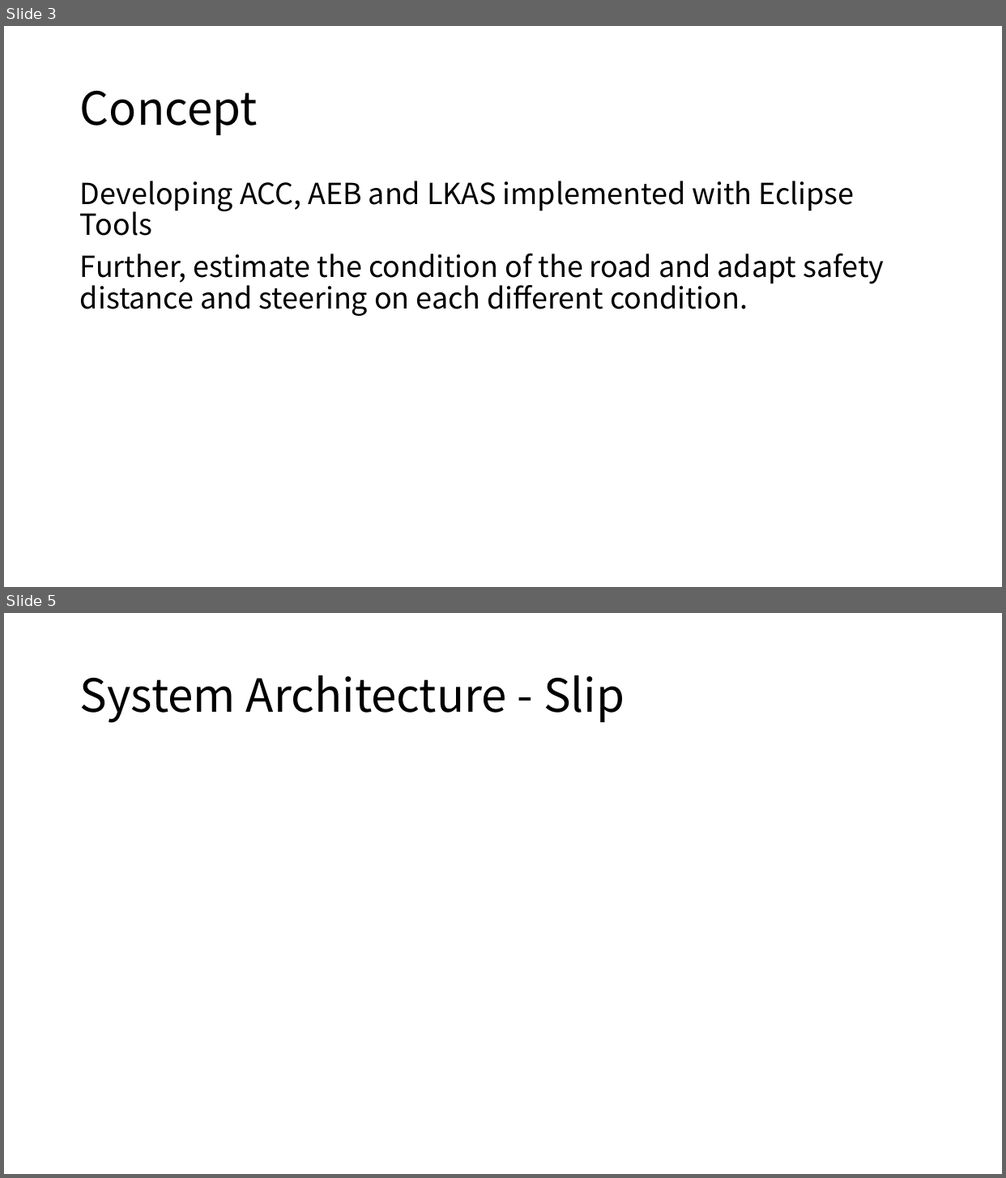
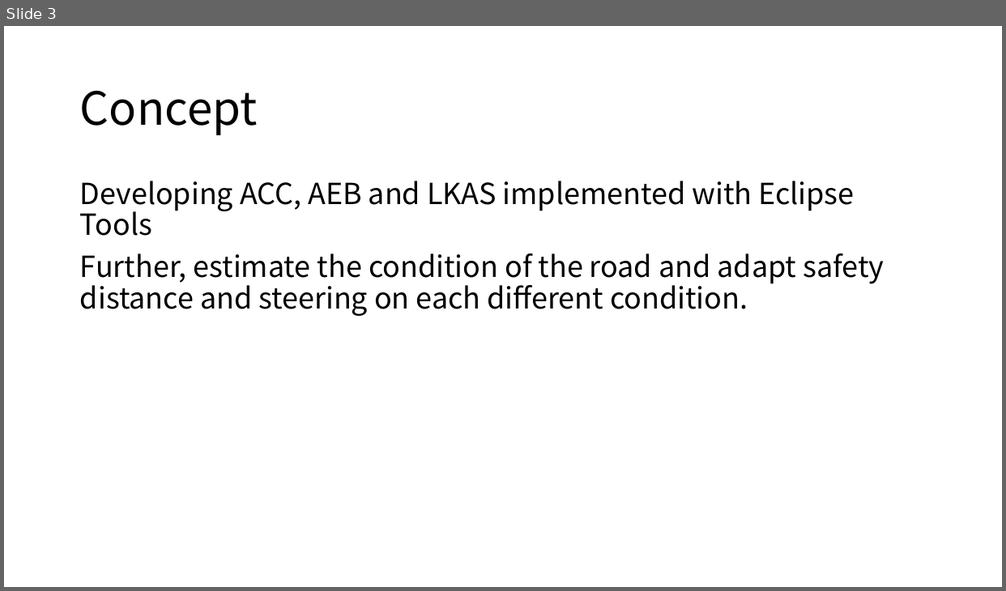
Before and after one commit to Changseok-Oh29/Eclipse_Hackathon_RSD, a slide deck: docs/Eclipse Hackathon - RSD.pptx. Shown one above the other, each under a label of ours: slides 3 and 5 before the commit, slide 3 after it; the slides between them are not shown. The pictures are 1006x1178 and 1006x591 pixels, drawn with LibreOffice and Linux fonts; fonts in the diff are those of the drawing. Boxes give left, top, right and bottom in pixels: in the first picture for what was removed or moved away, otherwise in the second. Text is boxed around its words. In the diff, an @@ line names an element or a change of style, - is before the commit and + after.

```diff
--- a/docs/Eclipse Hackathon - RSD.pptx
+++ b/docs/Eclipse Hackathon - RSD.pptx
@@ slide 5 removed at (x1=4, y1=613, x2=1002, y2=1174), background #FFFFFF @@
@@ title removed at (x1=80, y1=675, x2=624, y2=723) @@
-System Architecture - Slip
```
Also in this commit, not shown: 4 slides changed, 2 slides added, 1 other slide removed, 1 other file.
